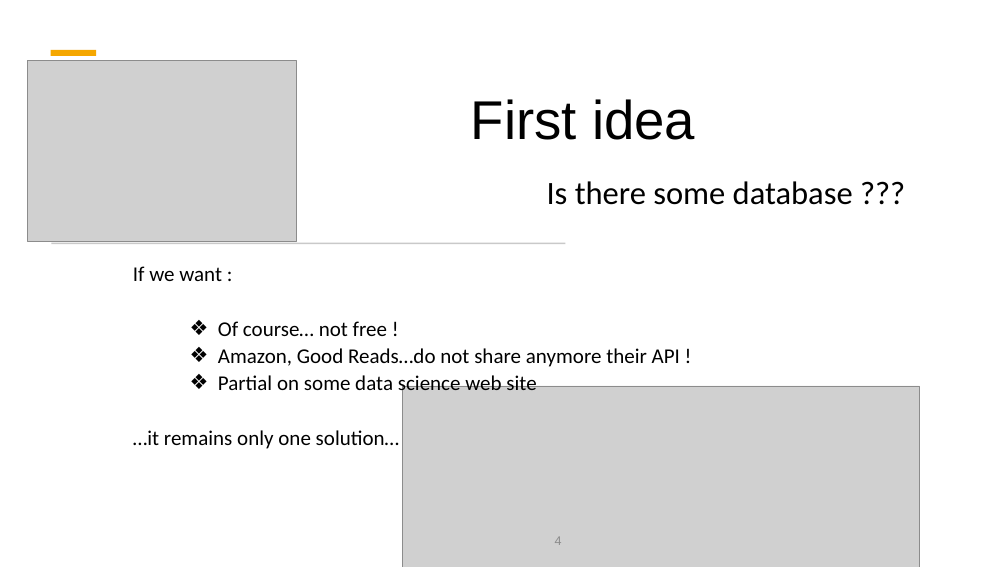
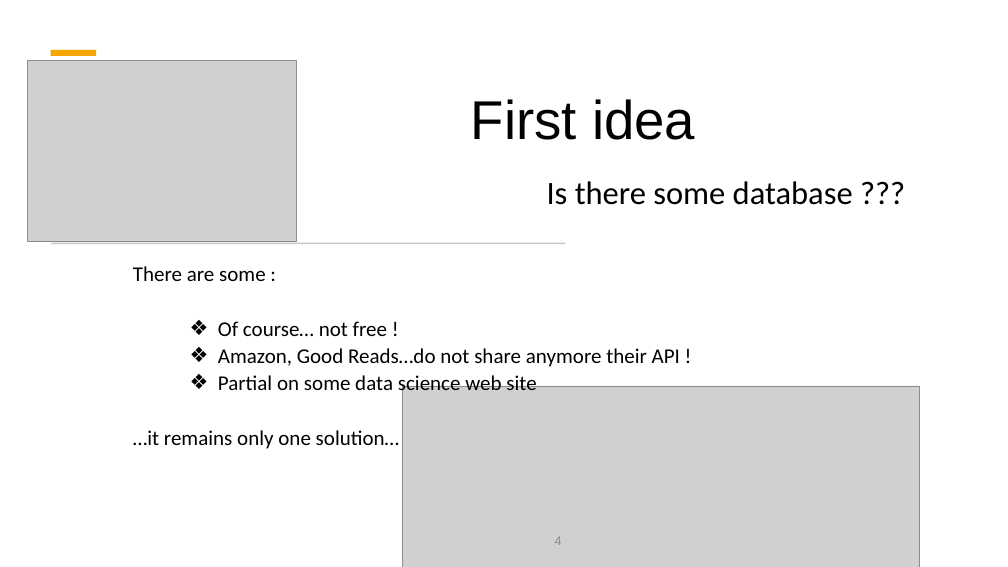
Before and after one commit to ArielNATAF/Books_project, a slide deck: slide 4 of BooksProject.pptx. Drawn at 1008x567 pixels with LibreOffice and Linux fonts; fonts in the diff are those of the drawing; grey boxes stand for pictures. Boxes give left, top, right and bottom in pixels: in the first picture for what was removed or moved away, otherwise in the second. Text is boxed around its words. In the diff, an @@ line names an element or a change of style, - is before the commit and + after.

```diff
--- a/BooksProject.pptx
+++ b/BooksProject.pptx
@@ text at <box>133,266,266,281</box>: text changed @@
-If we want :
+There are some :
```
Also in this commit, not shown: 10 other slides changed, 1 slide added, 1 other file.
